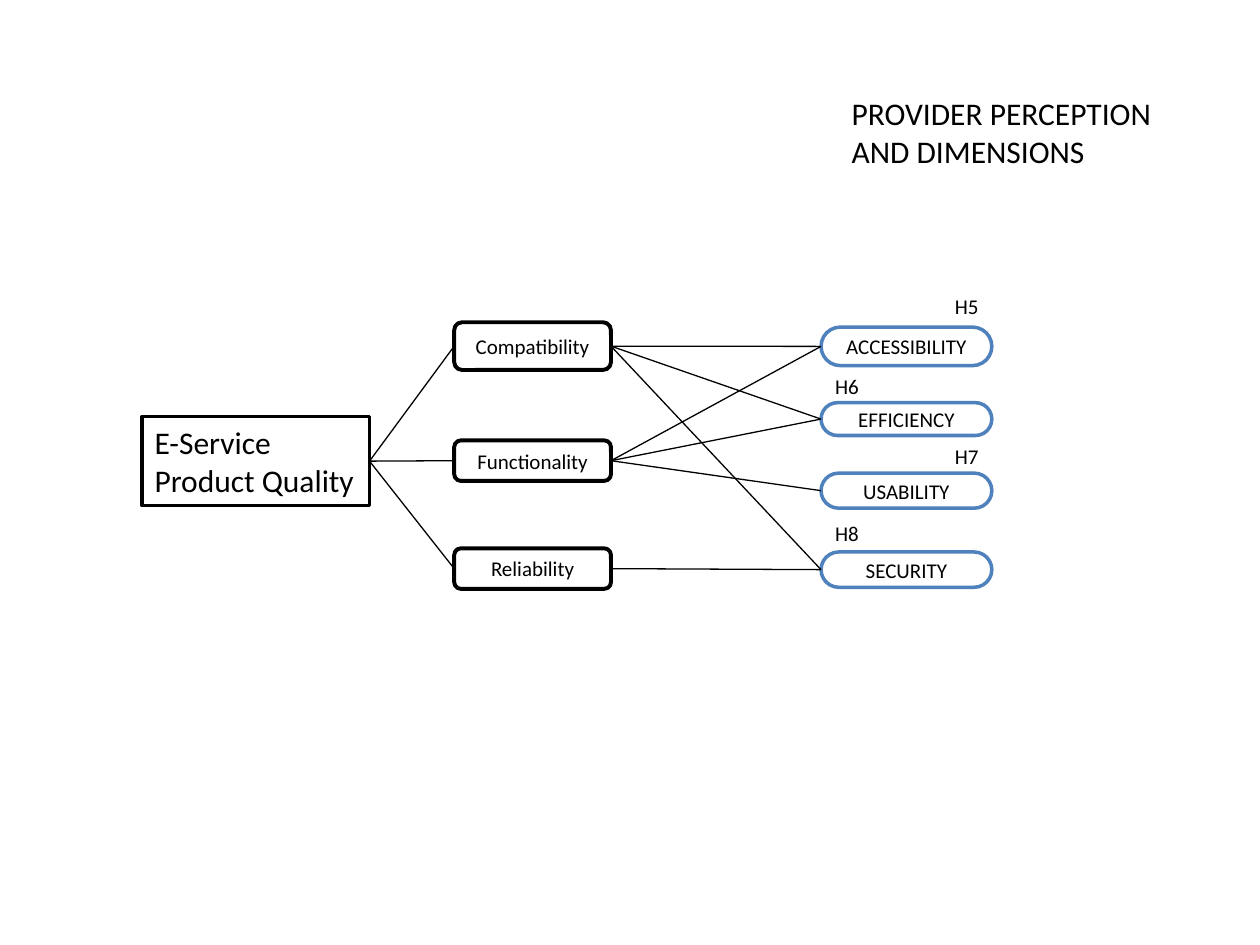
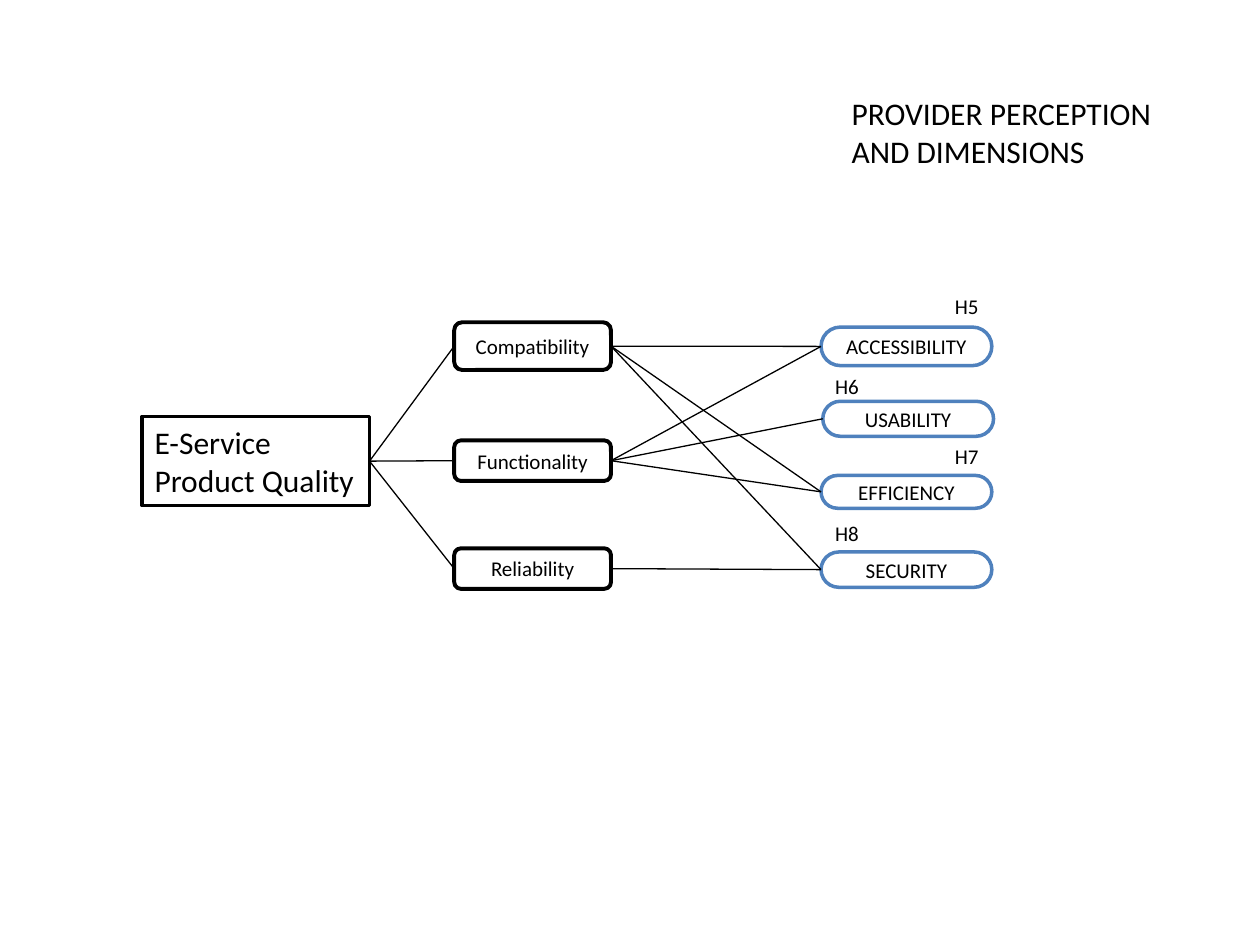
Before and after one commit to paxian/finalexam, a slide deck: slide 7 of model.pptx. Drawn at 1260x945 pixels with LibreOffice and Linux fonts; fonts in the diff are those of the drawing. Boxes give left, top, right and bottom in pixels: in the first picture for what was removed or moved away, otherwise in the second. Text is boxed around its words. In the diff, an @@ line names an element or a change of style, - is before the commit and + after.

```diff
--- a/model.pptx
+++ b/model.pptx
@@ line moved from (611, 346) - (822, 420) to (611, 346) - (822, 491) @@
@@ line moved from (611, 461) - (822, 490) to (611, 461) - (823, 418) @@
@@ rounded rectangle "USABILITY": place and size @@
-rounded rectangle "USABILITY" at [822, 474, 993, 509]
+rounded rectangle "USABILITY" at [823, 401, 994, 436]
@@ line moved from (611, 461) - (822, 420) to (611, 461) - (822, 491) @@
@@ rounded rectangle "EFFICIENCY": place and size @@
-rounded rectangle "EFFICIENCY" at [822, 403, 993, 436]
+rounded rectangle "EFFICIENCY" at [822, 475, 993, 508]
```
Also in this commit, not shown: 3 other slides changed, 5 other files.
